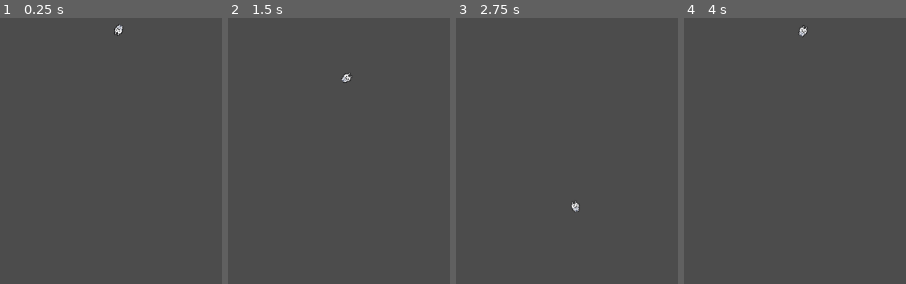
Above: before the commit, frames 1-4 (left to right).
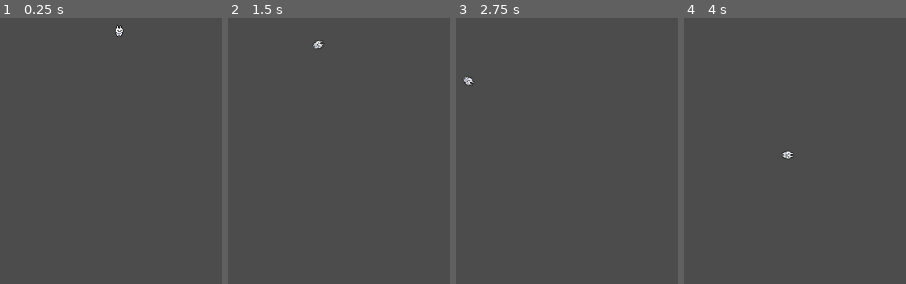
Above: after the commit, the same moments.

Repository: jservant/HighSails
Game: Godot game, scene res://scene.tscn
Two runs of this game, one before a commit and one after it. Both use one fixed random seed, a clock stepped at 60 frames per second and the inputs below.
Inputs (mouse positions are in pixels of both pictures, inside the frame that each line leads up to):
- Up to frame 1 (0.25 s): no input
- Up to frame 2 (1.5 s): tap Enter at 0.5 s; move the mouse to (outside the picture) at 0.52 s; hold D (move_right) 0.53-1.28 s; click (outside the picture) at 0.6 s; tap Space at 1.25 s; move the mouse to (outside the picture) at 1.27 s; hold S (move_down) from 1.28 s (still down); click (outside the picture) at 1.35 s
- Up to frame 3 (2.75 s): move the mouse to (outside the picture) at 2.02 s; release S (move_down) at 2.03 s; hold D (move_right) from 2.03 s (still down); click (outside the picture) at 2.1 s
- Up to frame 4 (4 s): tap Enter at 2.75 s; move the mouse to (outside the picture) at 2.77 s; release D (move_right) at 2.78 s; hold W (move_up) 2.78-3.53 s; click (outside the picture) at 2.85 s; move the mouse to (outside the picture) at 3.52 s; hold A (move_left) from 3.53 s (still down); click (outside the picture) at 3.6 s

The runs differ from the first frame. In frame 1, 0.1% of the frame differs, in the area x 51-56%, y 2-8%; in frame 2, 0.2%; in frame 3, 0.2%; in frame 4, 0.2%, in the area x 44-56%, y 2-54%.

Commit message:
Tank controls in (may need some fine tuning)

Diff:
--- a/Player.gd
+++ b/Player.gd
@@ -1,37 +1,24 @@
 extends KinematicBody2D
 
-const MOVE_SPEED = 300
+export (int) var speed = 200
+export (float) var rotation_speed = 1.5
 
-onready var raycast = $RayCast2D
+var velocity = Vector2()
+var rotation_dir = 0
 
-func _ready():
-	yield(get_tree(), "idle_frame")
-	get_tree().call_group("zombies", "set_player", self)
+func get_input():
+	rotation_dir = 0
+	velocity = Vector2()
+	if Input.is_action_pressed("move_up"):
+		velocity = Vector2(0, -speed).rotated(rotation)
+	if Input.is_action_pressed("move_down"):
+		velocity = Vector2(0, speed).rotated(rotation)
+	if Input.is_action_pressed("move_left"):
+		rotation_dir -= 1
+	if Input.is_action_pressed("move_right"):
+		rotation_dir += 1
 
 func _physics_process(delta):
-	var move_vec = Vector2()
-	if Input.is_action_pressed("move_up"):
-		move_vec.y -= 1
-	if Input.is_action_pressed("move_down"):
-		move_vec.y += 1
-	if Input.is_action_pressed("move_left"):
-		#move_vec.x -= 1
-		return
-	if Input.is_action_pressed("move_right"):
-		#move_vec.x += 1
-		return
-
-		## thing
-	move_vec = move_vec.normalized()
-	move_and_collide(move_vec * MOVE_SPEED * delta)
-
-	var look_vec = get_global_mouse_position() - global_position
-	global_rotation = atan2(look_vec.y, look_vec.x)
-
-	if Input.is_action_just_pressed("shoot"):
-		var coll = raycast.get_collider()
-		if raycast.is_colliding() and coll.has_method("kill"):
-			coll.kill()
-
-func kill():
-	get_tree().reload_current_scene()
+	get_input()
+	rotation += rotation_dir * rotation_speed * delta
+	velocity = move_and_slide(velocity)
